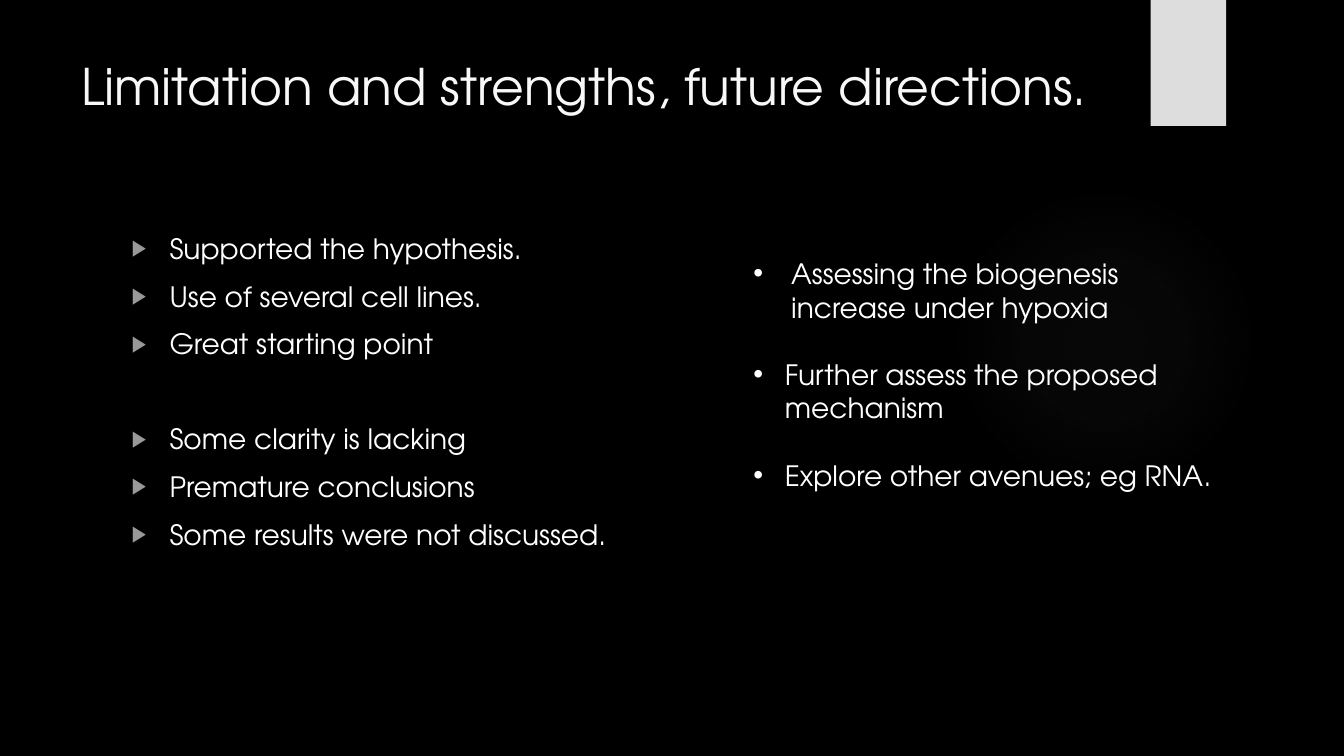
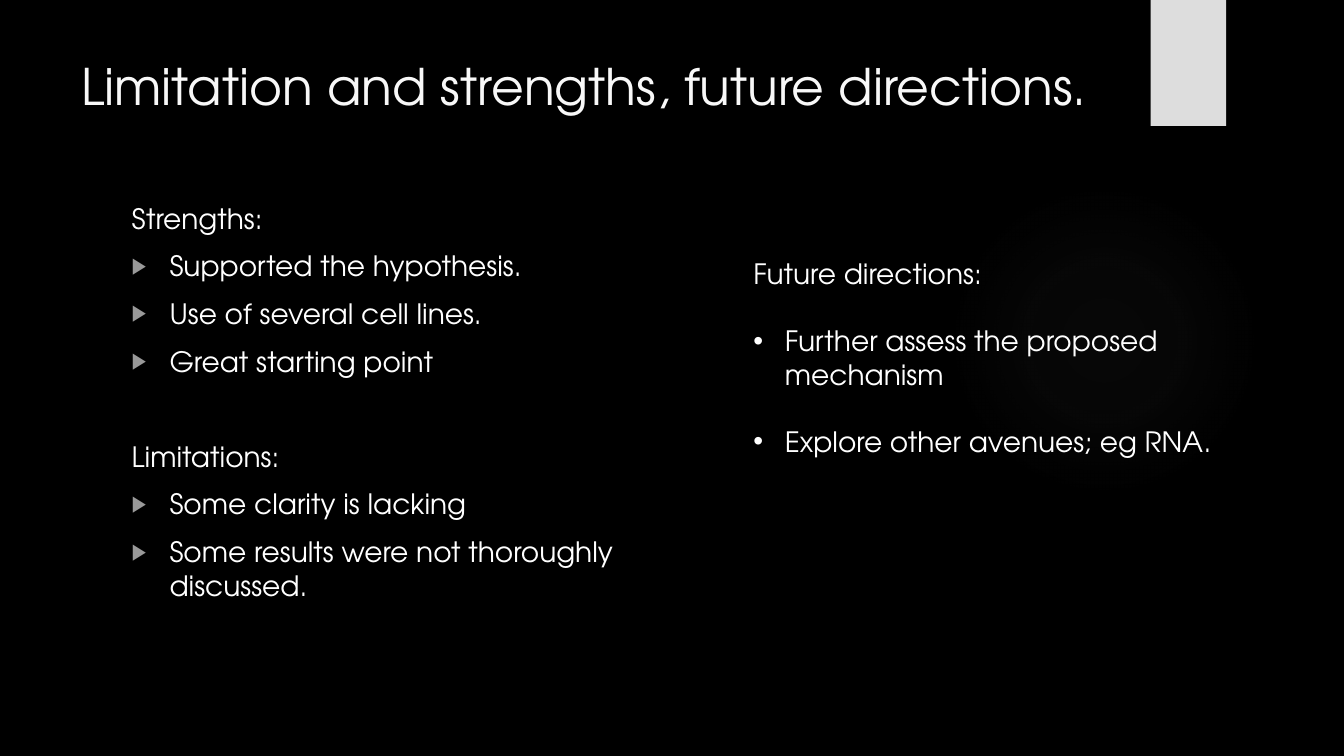
Before and after one commit to HarleyRobinson/Honours2, a slide deck: slide 14 of BackgroundInfo/JCslides.pptx (slide 12 before the commit). Drawn at 1344x756 pixels with LibreOffice and Linux fonts; fonts in the diff are those of the drawing; background and template pictures are left out. Boxes give left, top, right and bottom in pixels: in the first picture for what was removed or moved away, otherwise in the second. Text is boxed around its words. In the diff, an @@ line names an element or a change of style, - is before the commit and + after.

```diff
--- a/BackgroundInfo/JCslides.pptx
+++ b/BackgroundInfo/JCslides.pptx
@@ text "Strengths:" moved from (x1=170, y1=238, x2=606, y2=546) to (x1=132, y1=208, x2=613, y2=597) @@
@@ text at (x1=132, y1=208, x2=263, y2=235): paragraph added @@
+Strengths:
@@ text at (x1=753, y1=263, x2=982, y2=285): text changed @@
-• Assessing the biogenesis increase under hypoxia
+Future directions:
@@ text at (x1=132, y1=446, x2=280, y2=468): paragraph added @@
+Limitations:
@@ text at (x1=170, y1=541, x2=613, y2=597): text changed @@
-▶ Premature conclusions
-▶ Some results were not discussed.
+▶ Some results were not thoroughly discussed.
```
Also in this commit, not shown: 6 other slides changed, 2 slides added, 2 other files.
